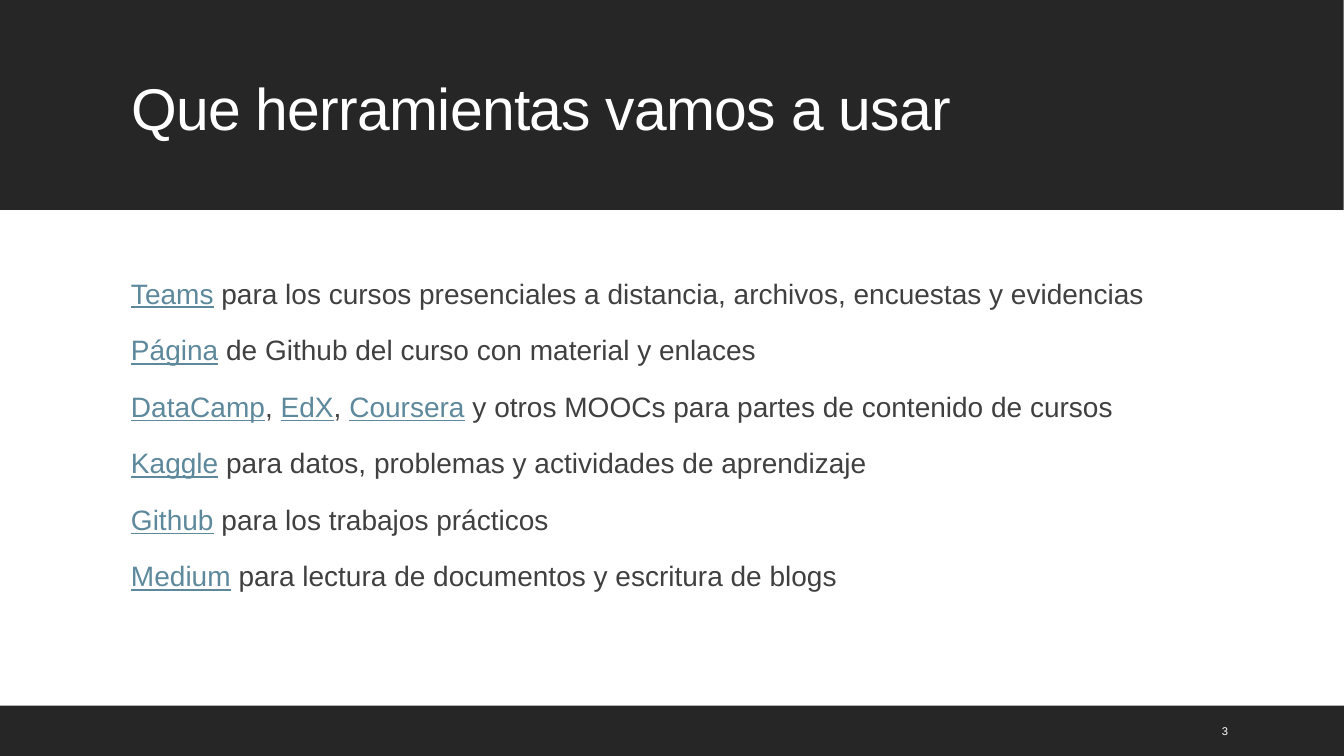
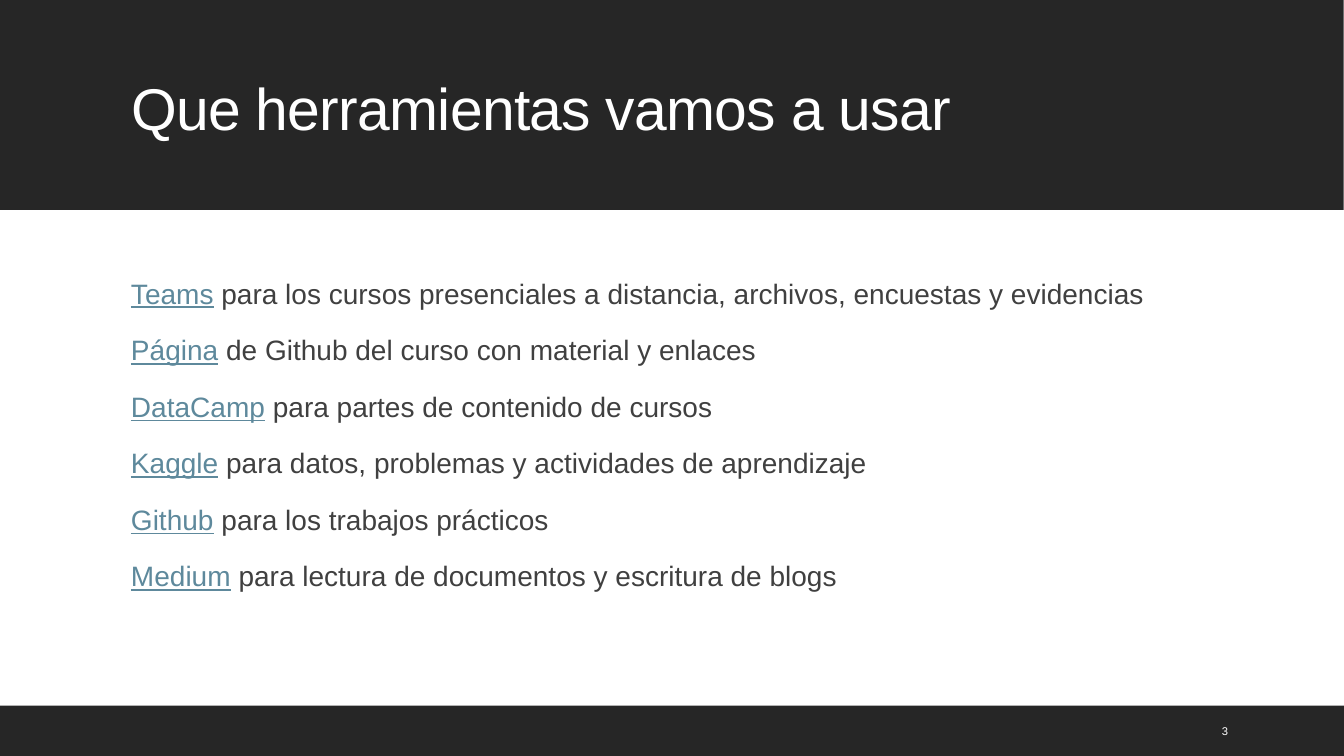
Before and after one commit to mcd-unison/ing-caract, a slide deck: slide 3 of slides/inicial.pptx. Drawn at 1344x756 pixels with LibreOffice and Linux fonts; fonts in the diff are those of the drawing. Boxes give left, top, right and bottom in pixels: in the first picture for what was removed or moved away, otherwise in the second. Text is boxed around its words. In the diff, an @@ line names an element or a change of style, - is before the commit and + after.

Commit message:
nueva organozación del curso

```diff
--- a/slides/inicial.pptx
+++ b/slides/inicial.pptx
@@ text at [131, 396, 713, 422]: text changed @@
-  DataCamp, EdX, Coursera y otros MOOCs para partes de contenido de cursos
+  DataCamp para partes de contenido de cursos
```
Also in this commit, not shown: 4 other slides changed, 7 other files.
